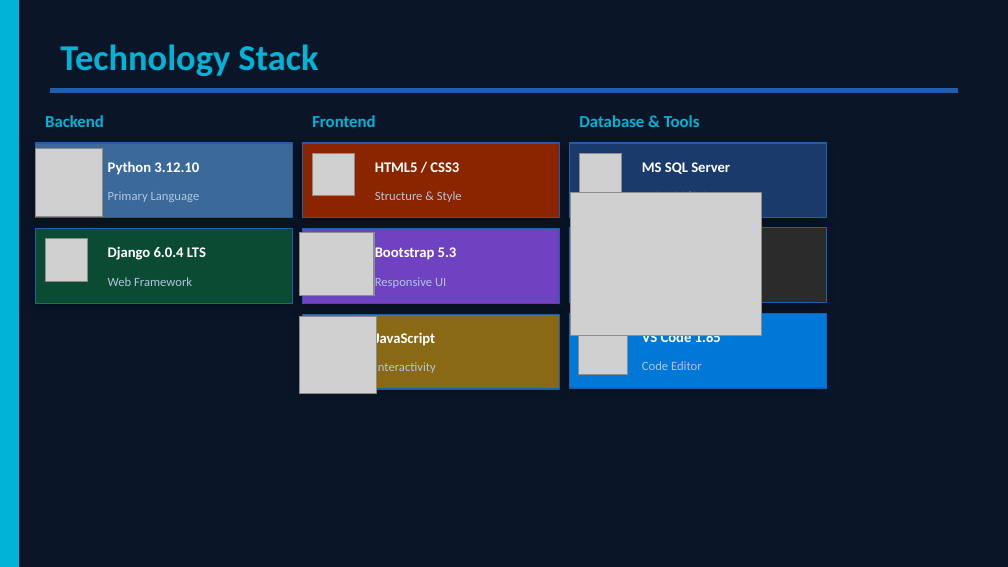
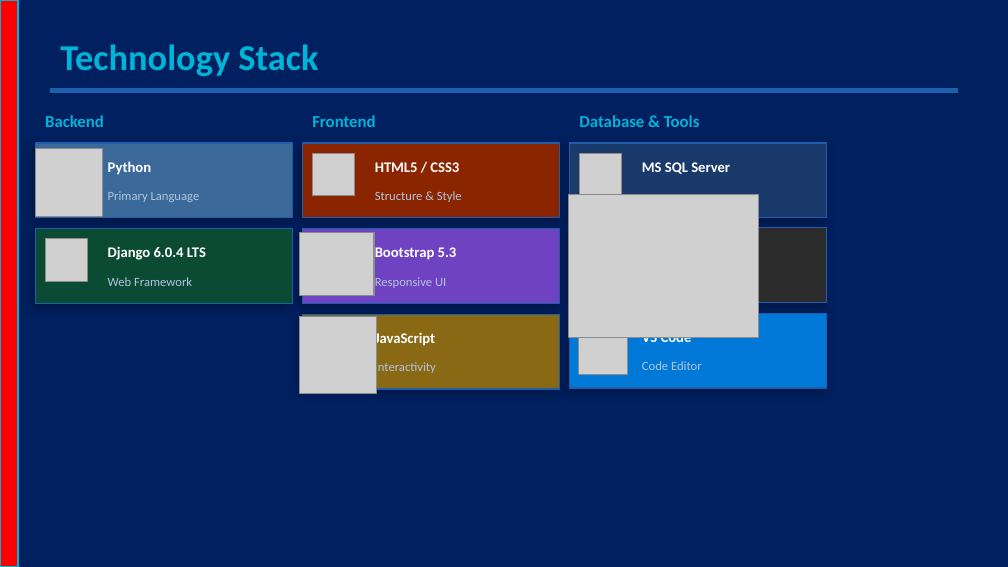
Before and after one commit to ayuu78fge2dy2tswg76fty/jobs, a slide deck: slide 9 of docoments/Fursad.pptx (slide 8 before the commit). Drawn at 1008x567 pixels with LibreOffice and Linux fonts; fonts in the diff are those of the drawing; grey boxes stand for pictures. Boxes give left, top, right and bottom in pixels: in the first picture for what was removed or moved away, otherwise in the second. Text is boxed around its words. In the diff, an @@ line names an element or a change of style, - is before the commit and + after.

```diff
--- a/docoments/Fursad.pptx
+++ b/docoments/Fursad.pptx
@@ background #0A1628 to #002060 @@
@@ rectangle at (0,0,18,566): fill #00B4D8 to #FF0000 @@
@@ text at (108,161,151,175): text changed @@
-Python 3.12.10
+Python
@@ text removed at (642,190,708,193) @@
-v12.0.2269.0
@@ text at (642,330,692,347): text changed @@
-VS Code 1.85
+VS Code
```
Also in this commit, not shown: 20 other slides changed, 2 slides added, 23 other files.
